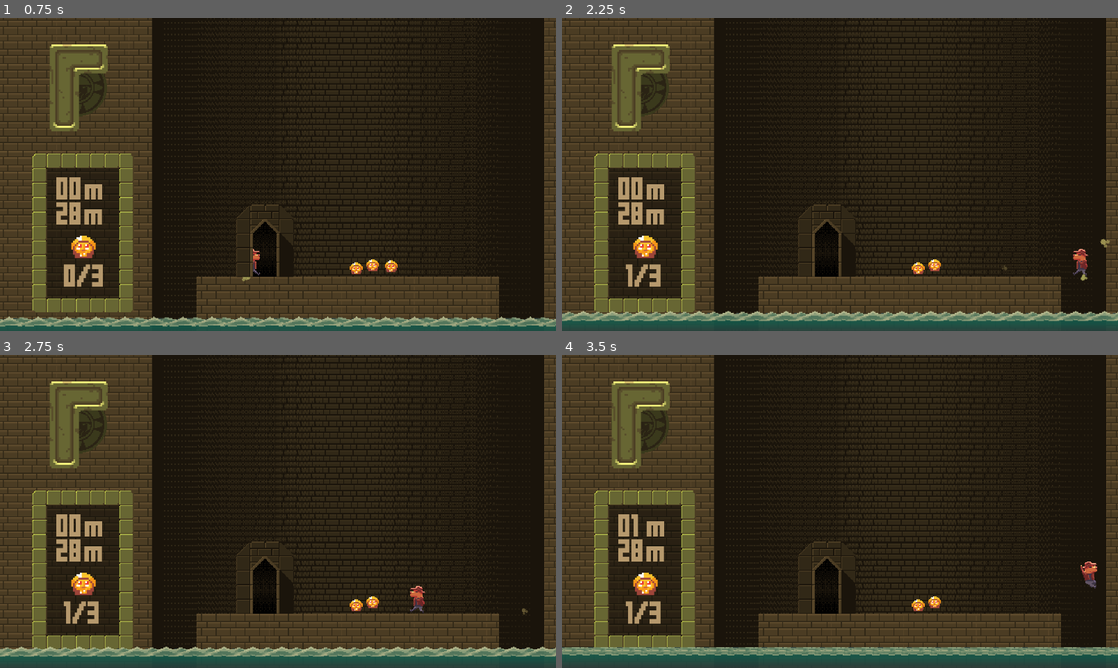
Above: before the commit, frames 1-4 (two rows, left to right).
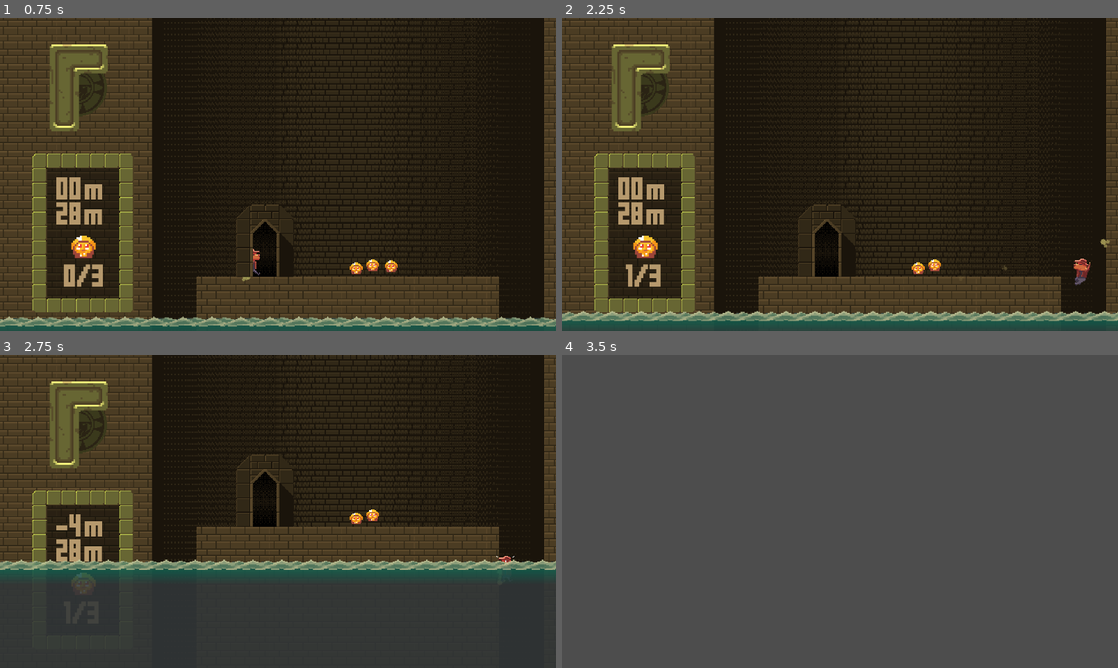
Above: after the commit, the same moments.

Repository: The-First-Pancake/gmtk-game-jam-2024
Game: Godot game, scene res://Levels/LevelSelect.tscn
Two runs of this game, one before a commit and one after it. Both use one fixed random seed, a clock stepped at 60 frames per second and the inputs below. The engine's default icon, where the game draws it, is replaced by a stand-in: a white triangle on a blue panel in a dark square.
Inputs (mouse positions are in pixels of both pictures, inside the frame that each line leads up to):
- Up to frame 1 (0.75 s): tap Enter at 0.5 s; move the mouse to (88, 61) at 0.52 s; hold Right (move_right) from 0.53 s (still down); click (88, 61) at 0.6 s
- Up to frame 2 (2.25 s): tap Space (jump) at 0.77, 1.52 s; move the mouse to (639, 86) at 1.27 s; right-click (639, 86) at 1.35 s; click (639, 86) at 1.42 s; move the mouse to (895, 105) at 2.02 s; release Right (move_right) at 2.03 s; hold Left (move_left) from 2.03 s (still down); click (895, 105) at 2.1 s
- Up to frame 3 (2.75 s): keep holding Left (move_left)
- Up to frame 4 (3.5 s): move the mouse to (812, 574) at 2.77 s; release Left (move_left) at 2.78 s; hold Right (move_right) from 2.78 s (still down); right-click (812, 574) at 2.85 s; click (812, 574) at 2.92 s; tap Space (jump) at 3.02 s

Frame 1 is identical in both runs. In frame 2, 0.2% of the frame differs, in the area x 91-95%, y 73-86%; in frame 3, 34%; in frame 4, 100%, in the area x 0-100%, y 0-100%.

Commit message:
Fixed template level

Diff:
--- a/Levels/Template Level.tscn
+++ b/Levels/Template Level.tscn
@@ -21,8 +21,14 @@
 [ext_resource type="PackedScene" uid="uid://def2hxxjwwhvl" path="res://Prefabs/Door.tscn" id="19_owl44"]
 [ext_resource type="AudioStream" uid="uid://twgpbnyr1add" path="res://Sound/music_main.wav" id="20_myd6s"]
 
+[sub_resource type="CanvasItemMaterial" id="CanvasItemMaterial_sacac"]
+light_mode = 1
+
 [sub_resource type="CanvasItemMaterial" id="CanvasItemMaterial_4c02t"]
 light_mode = 1
+
+[sub_resource type="RectangleShape2D" id="RectangleShape2D_qulcn"]
+size = Vector2(336, 265.6)
 
 [sub_resource type="RectangleShape2D" id="RectangleShape2D_gljxb"]
 size = Vector2(459.2, 265.6)
@@ -65,13 +71,24 @@
 [sub_resource type="CanvasItemMaterial" id="CanvasItemMaterial_1wnnk"]
 light_mode = 1
 
-[sub_resource type="RectangleShape2D" id="RectangleShape2D_84vdb"]
+[sub_resource type="RectangleShape2D" id="RectangleShape2D_j4yru"]
 size = Vector2(1474, 709)
 
-[sub_resource type="CanvasItemMaterial" id="CanvasItemMaterial_sacac"]
-light_mode = 1
-
 [node name="Template Level" type="Node2D"]
+
+[node name="Parallax2D" type="Parallax2D" parent="."]
+scroll_scale = Vector2(1, 0.5)
+
+[node name="Background" type="TextureRect" parent="Parallax2D"]
+texture_filter = 1
+material = SubResource("CanvasItemMaterial_sacac")
+offset_left = 410.0
+offset_top = -16345.0
+offset_right = 1050.0
+offset_bottom = -12660.0
+scale = Vector2(3, 5)
+texture = ExtResource("1_dtx2u")
+stretch_mode = 1
 
 [node name="Entrance Door" parent="." instance=ExtResource("19_owl44")]
 position = Vector2(1088, 916)
@@ -99,8 +116,8 @@
 [node name="StaticBody2D" type="StaticBody2D" parent="Floor" groups=["terrain"]]
 
 [node name="CollisionShape2D" type="CollisionShape2D" parent="Floor/StaticBody2D"]
-position = Vector2(167.52, 132.48)
-shape = SubResource("RectangleShape2D_gljxb")
+position = Vector2(167.36, 132.48)
+shape = SubResource("RectangleShape2D_qulcn")
 debug_color = Color(0, 0.595, 0.7, 0)
 
 [node name="Cieling" type="TextureRect" parent="."]
@@ -275,32 +292,6 @@
 
 [node name="Idol3" parent="." instance=ExtResource("13_jfp1q")]
 position = Vector2(1403, 1005)
-
-[node name="Parallax2D" type="Parallax2D" parent="."]
-z_index = -4096
-scroll_scale = Vector2(1, 0.5)
-
-[node name="Background" type="TextureRect" parent="Parallax2D"]
-texture_filter = 1
-material = SubResource("CanvasItemMaterial_sacac")
-offset_left = 410.0
-offset_top = -16345.0
-offset_right = 1050.0
-offset_bottom = -12660.0
-scale = Vector2(3, 5)
-texture = ExtResource("1_dtx2u")
-stretch_mode = 1
-
-[node name="Background2" type="TextureRect" parent="Parallax2D"]
-texture_filter = 1
-material = SubResource("CanvasItemMaterial_sacac")
-offset_left = 410.0
-offset_top = -16345.0
-offset_right = 1050.0
-offset_bottom = -12660.0
-scale = Vector2(3, 5)
-texture = ExtResource("1_dtx2u")
-stretch_mode = 1
 
 [node name="MusicMain" type="AudioStreamPlayer" parent="."]
 stream = ExtResource("20_myd6s")
Not shown: 2 places in Levels/Template Level.tscn that only renumber resources
